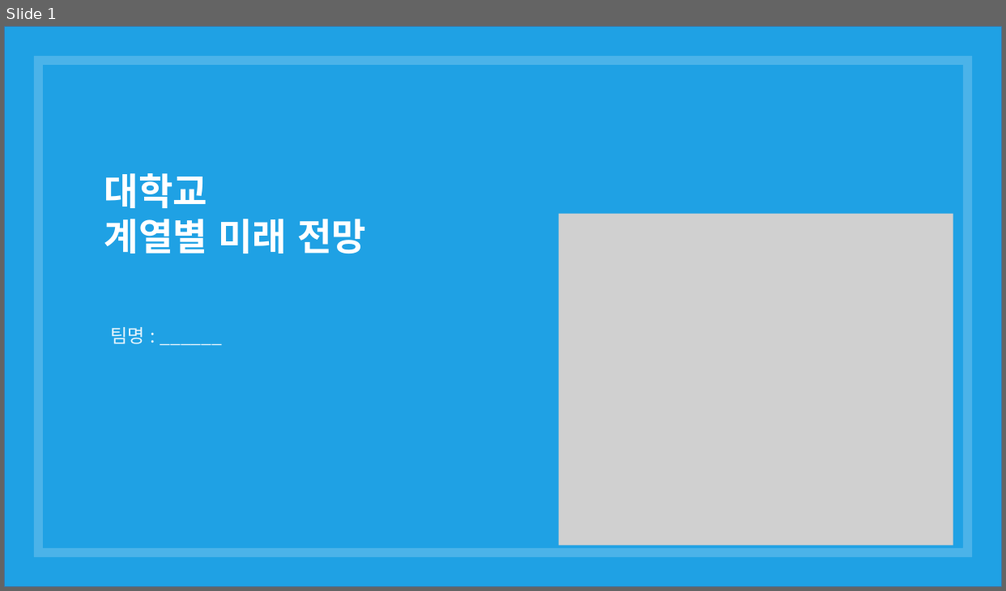
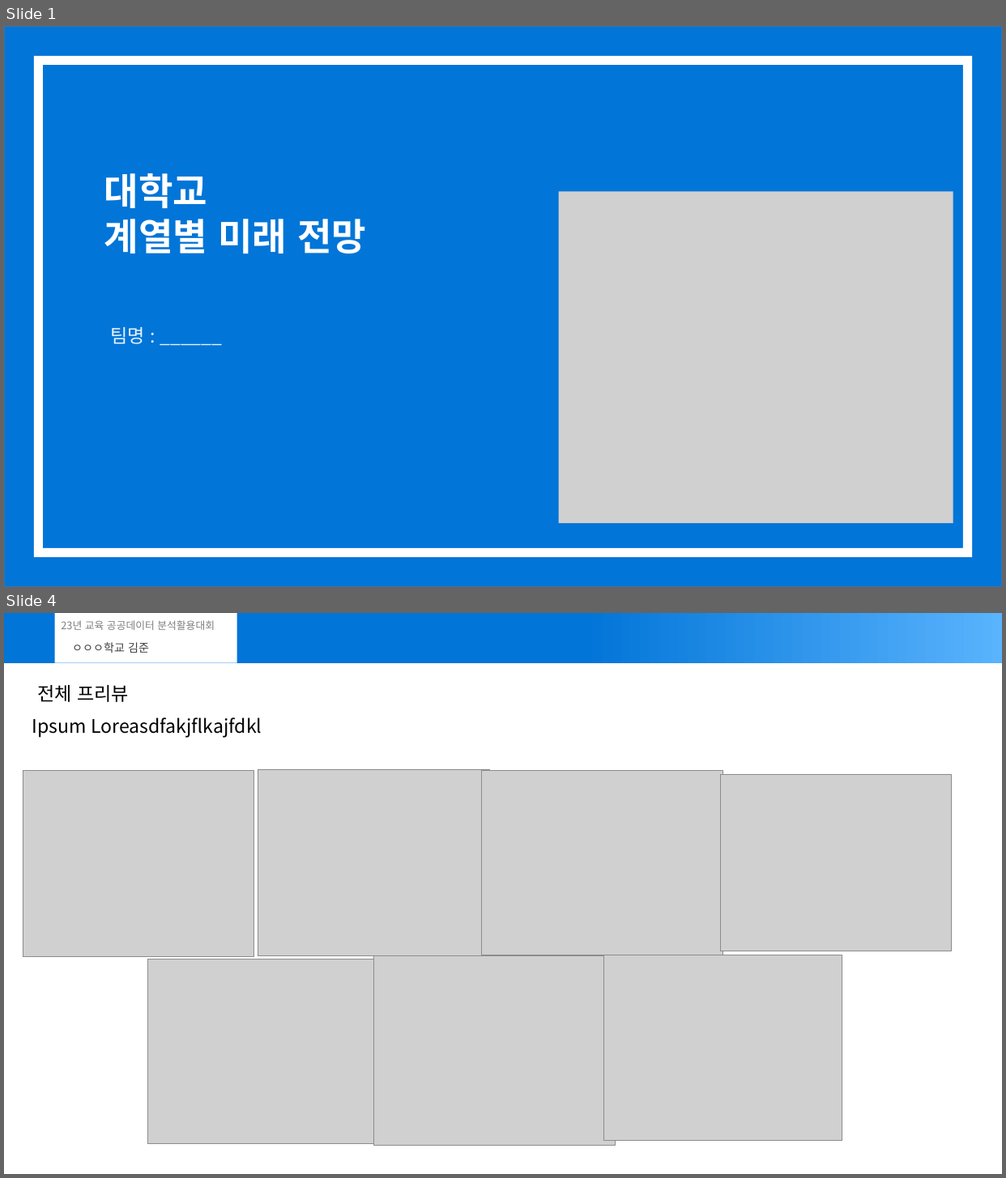
Before and after one commit to joon-11/23_dataAnalisysContestProject, a slide deck: submit.pptx. Shown one above the other, each under a label of ours: slide 1 before the commit, slides 1 and 4 after it; the slides between them are not shown. The pictures are 1006x591 and 1006x1178 pixels, drawn with LibreOffice and Linux fonts; fonts in the diff are those of the drawing; grey boxes stand for pictures. Boxes give left, top, right and bottom in pixels: in the first picture for what was removed or moved away, otherwise in the second. Text is boxed around its words. In the diff, an @@ line names an element or a change of style, - is before the commit and + after.

```diff
--- a/submit.pptx
+++ b/submit.pptx
@@ slide 4 added at (4,613,1002,1174), background #FFFFFF @@
@@ rectangle added at (4,613,1002,663), fill gradient #0275D8 to #59B3FD @@
@@ rectangle added at (55,613,237,663), fill #FFFFFF @@
@@ text added at (61,620,215,630), 10 pt, text #808080 @@
+23년 교육 공공데이터 분석활용대회
@@ text added at (72,642,149,653), 11 pt, text #404040 @@
+ㅇㅇㅇ학교 김준
@@ text added at (37,685,129,702), 18 pt, text #000000 @@
+전체 프리뷰
@@ text added at (32,717,262,738), 18 pt, text #000000 @@
+Ipsum Loreasdfakjflkajfdkl
@@ picture added at (23,770,253,957) @@
@@ picture added at (258,769,490,956) @@
@@ picture added at (482,770,722,955) @@
@@ picture added at (720,774,951,952) @@
@@ picture added at (147,959,376,1144) @@
@@ picture added at (374,956,615,1145) @@
@@ picture added at (603,955,842,1141) @@
@@ slide 1 changed as well @@
@@ rectangle at (4,26,1002,587): fill #1FA1E4 to #0275D8 @@
@@ freeform shape at (34,56,973,557): fill #FFFFFF at 20% opacity to #FFFFFF @@
@@ picture: place and size @@
-picture at (559,214,953,546)
+picture at (559,191,953,524)
```
Also in this commit, not shown: 3 other slides changed, 2 other slides added, 1 slide removed.
